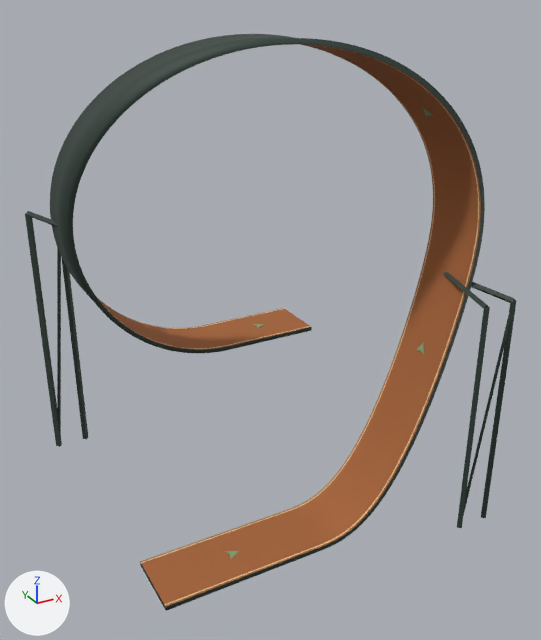
One commit to the Blender file assets/track-pieces/loop-prototype/loop-prototype.blend: the scene before it, then after it.
Camera for both pictures: a 50 mm camera at (-6.01, -11.48, 9.25) aimed at (0.09, -0.38, 3.69). Arrows for +X, +Y and +Z are at lower left; the lights stay in place. The picture after the commit comes second.

In view in the first picture: 'Loop_Back_Brace', 'Loop_Back_Post_-0.3', 'Loop_Back_Post_0.3', 'Loop_Edge_1', 'Loop_Front_Post_-0.3', 'Loop_Front_Post_0.3', 'Loop_RidingSurface', 'Loop_Underside' and 7 more.
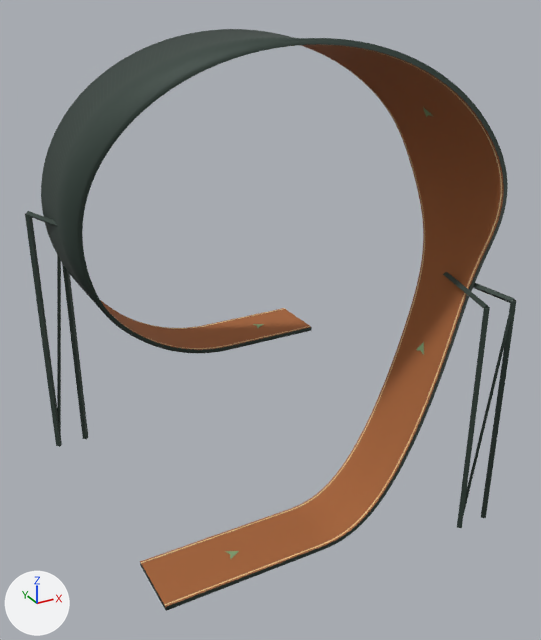
The change, as a list of edits to the scene's bpy script:
```text
Change me_loop_ridingsurface:
    used by ob_loop_ridingsurface; parent = ob_loop_prototype; location = (0.0, 0.0, 0.0)
    remove me_loop_ridingsurface.from_pydata(...)  # 610 vertices, 304 faces; spans x -3.0..3.0, y -2.44..2.44, z 0.01..8.53
    add me_loop_ridingsurface.from_pydata(...)  # 610 vertices, 304 faces; spans x -3.02..3.0, y -3.01..2.91, z 0.01..8.57
    me_loop_ridingsurface part 1: 366 of 610 vertices moved; they spanned x -3.0..3.0, y -2.44..2.44, z 3.1..8.53 and now span x -3.02..3.0, y -3.01..2.91, z 3.1..8.57; mean shift (0.0, 0.0, 0.0); largest move (-2.44, 1.59, 7.28) -> (-2.31, 2.14, 7.5)
Change me_loop_underside:
    used by ob_loop_underside; parent = ob_loop_prototype; location = (0.0, 0.0, 0.0)
    remove me_loop_underside.from_pydata(...)  # 1220 vertices, 914 faces; spans x -3.09..3.09, y -2.44..2.44, z -0.07..8.61
    add me_loop_underside.from_pydata(...)  # 1220 vertices, 914 faces; spans x -3.1..3.09, y -3.01..2.91, z -0.07..8.66
    me_loop_underside part 2: 732 of 1220 vertices moved; they spanned x -3.09..3.09, y -2.44..2.44, z 3.03..8.61 and now span x -3.1..3.09, y -3.01..2.91, z 3.03..8.66; mean shift (0.0, 0.0, 0.0); largest move (1.83, -2.13, 8.0) -> (1.7, -2.71, 8.11)
```

Changed parts and their boxes [x1, y1, x2, y2] in the pictures (541 x 640 px; the box of a moved part takes in the faces that stretch with it):
'Loop_RidingSurface', reshaped: before [98, 44, 481, 607]; after [101, 44, 504, 607]
'Loop_Underside', reshaped (7% wider): before [50, 34, 485, 611]; after [41, 29, 508, 611]
part 1 of me_loop_ridingsurface, moved or reshaped: before [98, 44, 481, 339]; after [101, 44, 504, 339]
part 2 of me_loop_underside, moved or reshaped: before [50, 34, 485, 340]; after [41, 29, 508, 340]
